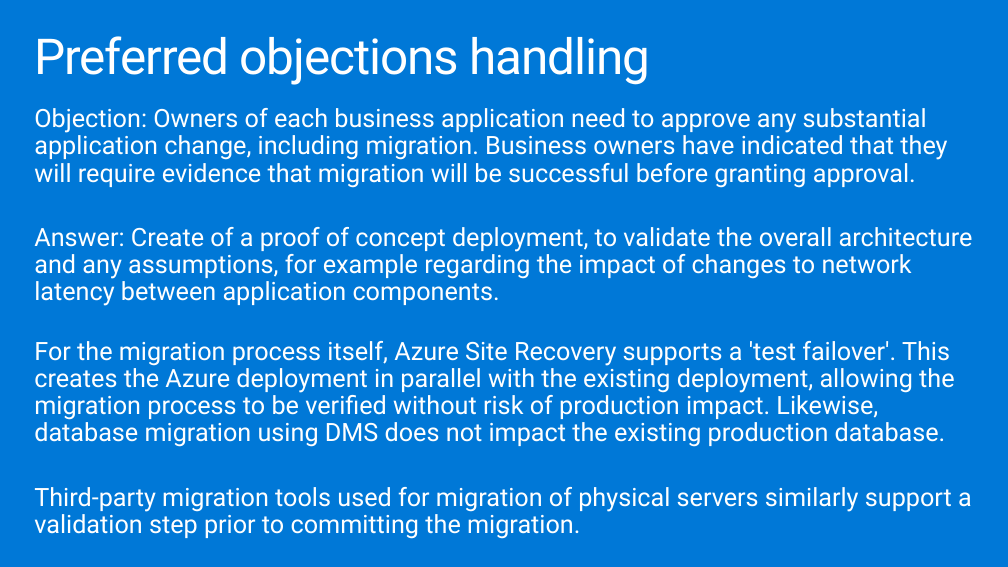
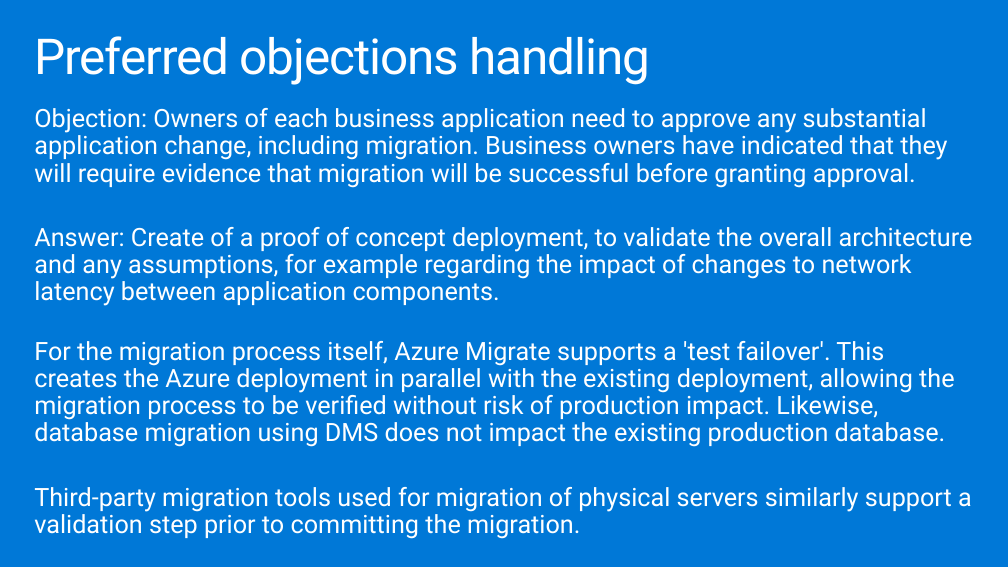
Before and after one commit to yachoukh/MCW-Line-of-business-application-migration, a slide deck: slide 28 of Whiteboard design session/WDS trainer presentation - Line-of-business application migration.pptx. Drawn at 1008x567 pixels with LibreOffice and Linux fonts; fonts in the diff are those of the drawing. Boxes give left, top, right and bottom in pixels: in the first picture for what was removed or moved away, otherwise in the second. Text is boxed around its words. In the diff, an @@ line names an element or a change of style, - is before the commit and + after.

```diff
--- a/Whiteboard design session/WDS trainer presentation - Line-of-business application migration.pptx
+++ b/Whiteboard design session/WDS trainer presentation - Line-of-business application migration.pptx
@@ text at [34,341,954,447]: text changed @@
-For the migration process itself, Azure Site Recovery supports a 'test failover'. This creates the Azure deployment in parallel with the existing deployment, allowing the migration process to be verified without risk of production impact. Likewise, database migration using DMS does not impact the existing production database.
+For the migration process itself, Azure Migrate supports a 'test failover'. This creates the Azure deployment in parallel with the existing deployment, allowing the migration process to be verified without risk of production impact. Likewise, database migration using DMS does not impact the existing production database.
```
Also in this commit, not shown: 15 other slides changed, 5 other files.
